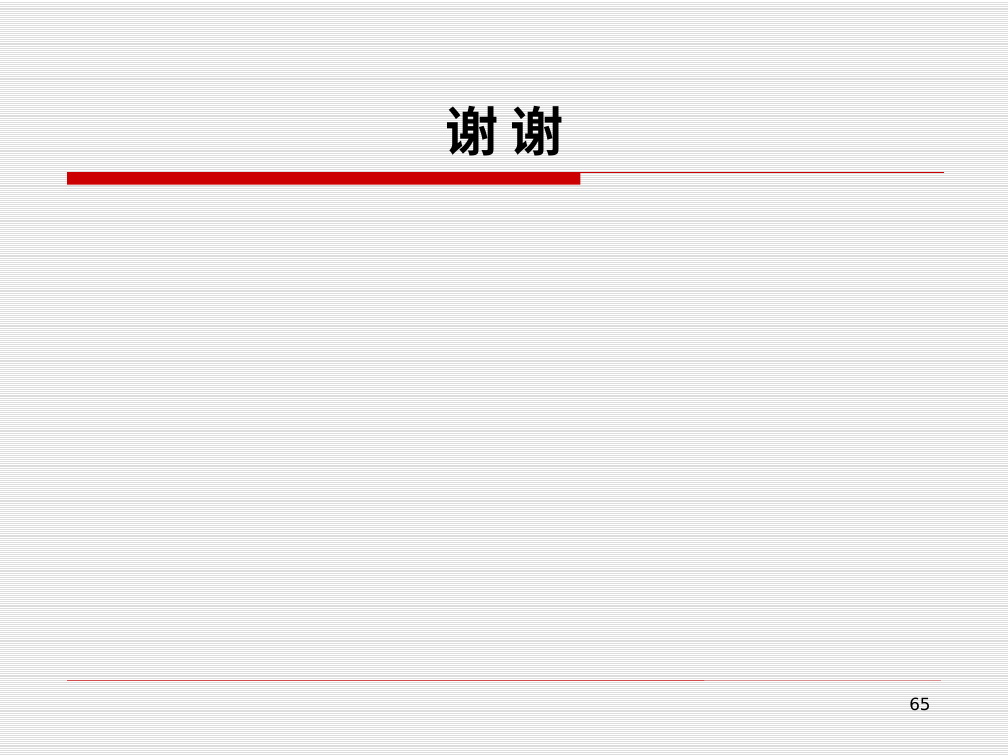
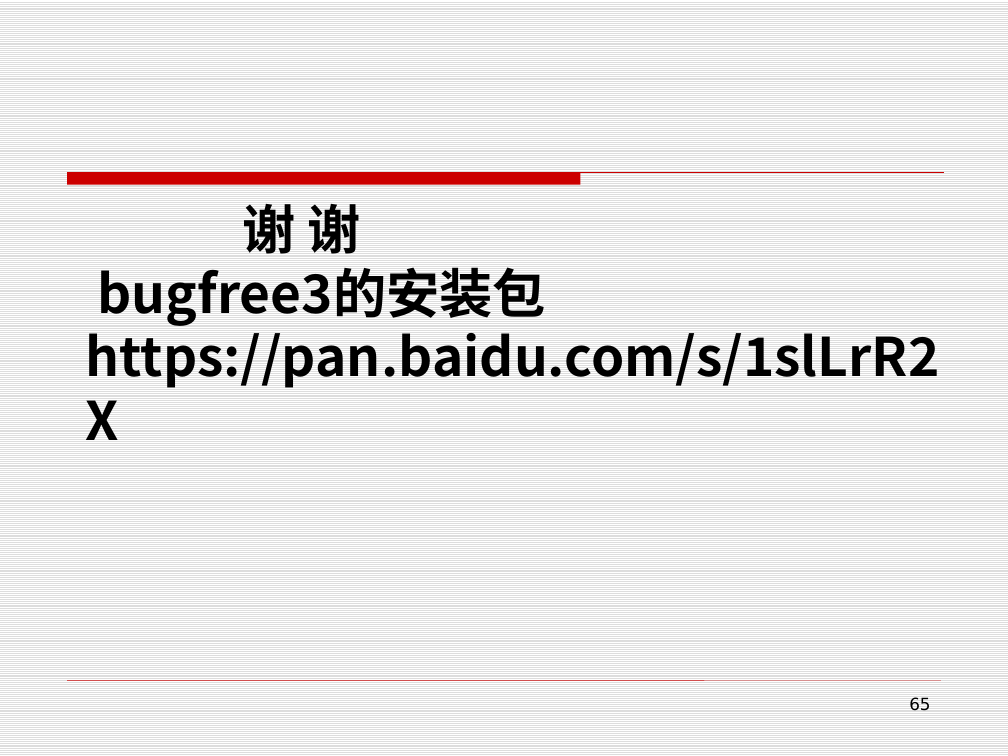
Before and after one commit to edu2act/course-foundation-software-tesing, a slide deck: slide 65 of PPT/第三部分 软件测试应用/10.3 测试过程管理.pptx. Drawn at 1008x756 pixels with LibreOffice and Linux fonts; fonts in the diff are those of the drawing. Boxes give left, top, right and bottom in pixels: in the first picture for what was removed or moved away, otherwise in the second. Text is boxed around its words. In the diff, an @@ line names an element or a change of style, - is before the commit and + after.

```diff
--- a/PPT/第三部分 软件测试应用/10.3 测试过程管理.pptx
+++ b/PPT/第三部分 软件测试应用/10.3 测试过程管理.pptx
@@ title at (85, 204, 939, 388): text changed @@
-谢 谢
+谢 谢
+bugfree3的安装包
+https://pan.baidu.com/s/1slLrR2X
```
Also in this commit, not shown: 6 other slides changed, 1 slide added, 1 slide removed, 2 other files.
